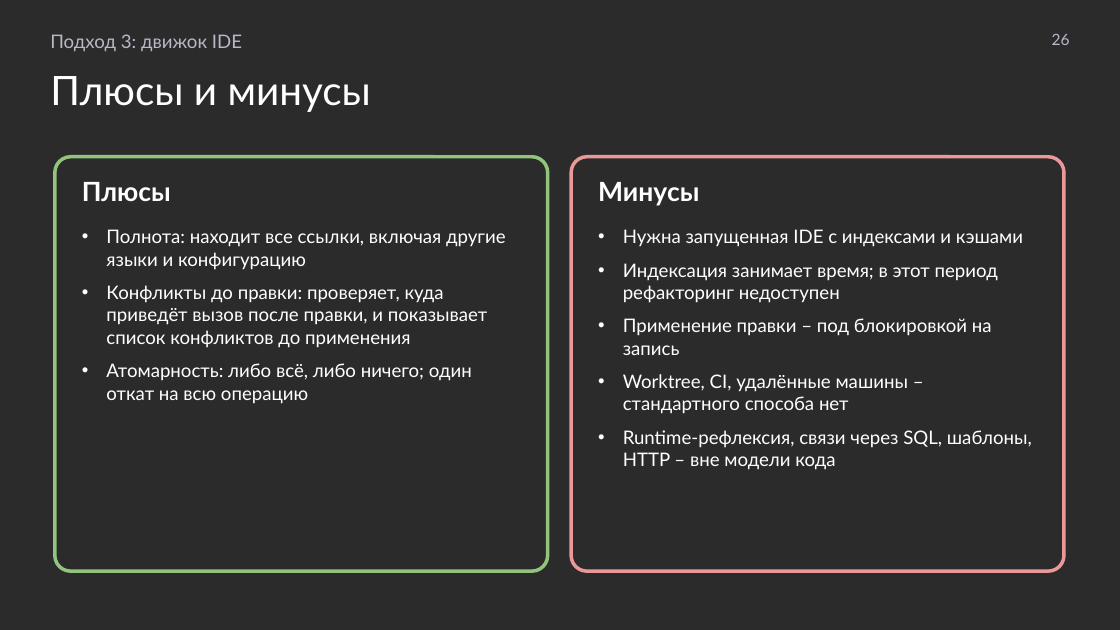
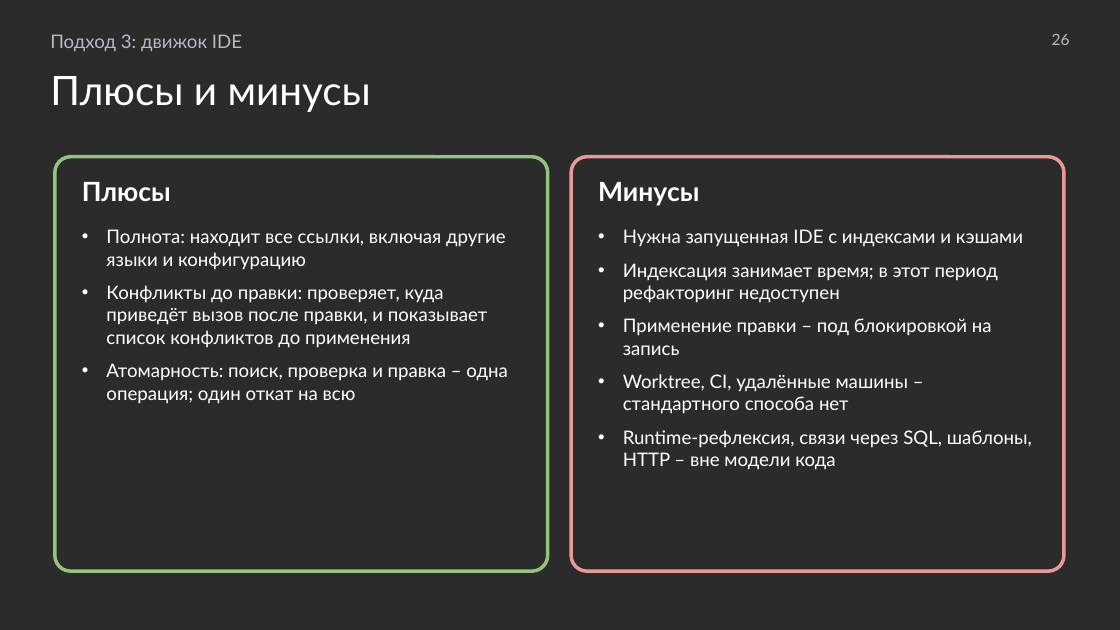
Before and after one commit to MchKosticyn/ide-refactoring-in-ai-agents, a slide deck: slide 26 of Доклад_ Рефакторинг в ИИ-агентах.pptx. Drawn at 1120x630 pixels with LibreOffice and Linux fonts; fonts in the diff are those of the drawing; background and template pictures are left out; a plain dark background stands for a picture behind light text. Boxes give left, top, right and bottom in pixels: in the first picture for what was removed or moved away, otherwise in the second. Text is boxed around its words. In the diff, an @@ line names an element or a change of style, - is before the commit and + after.

```diff
--- a/Доклад_ Рефакторинг в ИИ-агентах.pptx
+++ b/Доклад_ Рефакторинг в ИИ-агентах.pptx
@@ text in rounded rectangle at <box>106,363,507,404</box>: text changed @@
-• Атомарность: либо всё, либо ничего; один откат на всю операцию
+• Атомарность: поиск, проверка и правка – одна операция; один откат на всю
```
Also in this commit, not shown: 3 other slides changed, 1 slide added, 1 slide removed, 1 other file.
